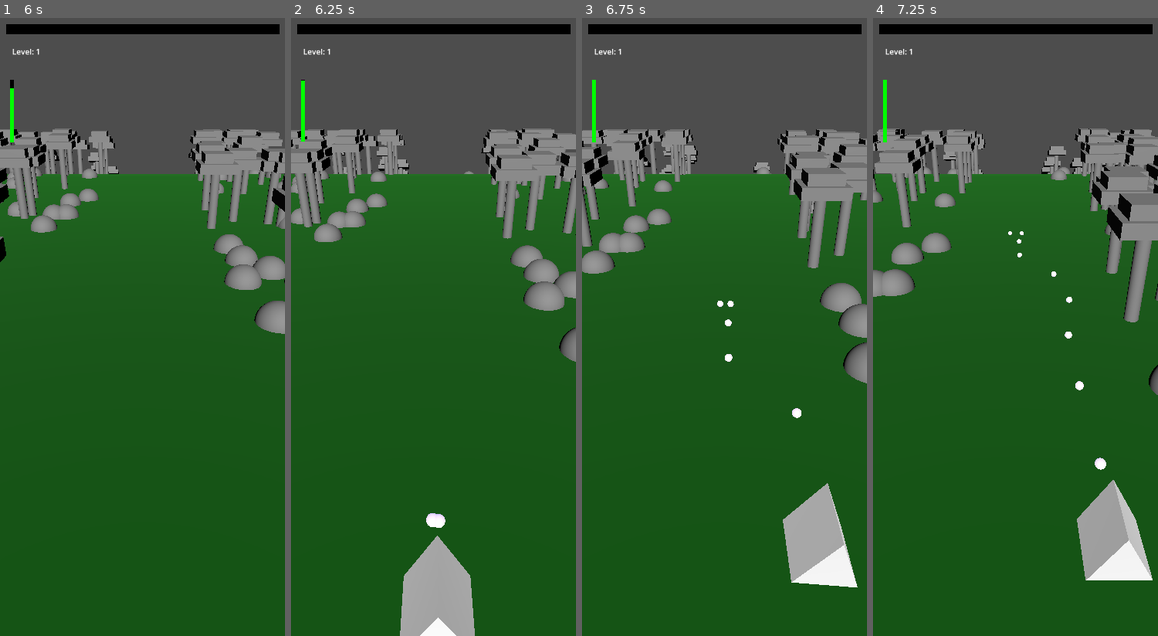
Above: before the commit, frames 1-4 (left to right).
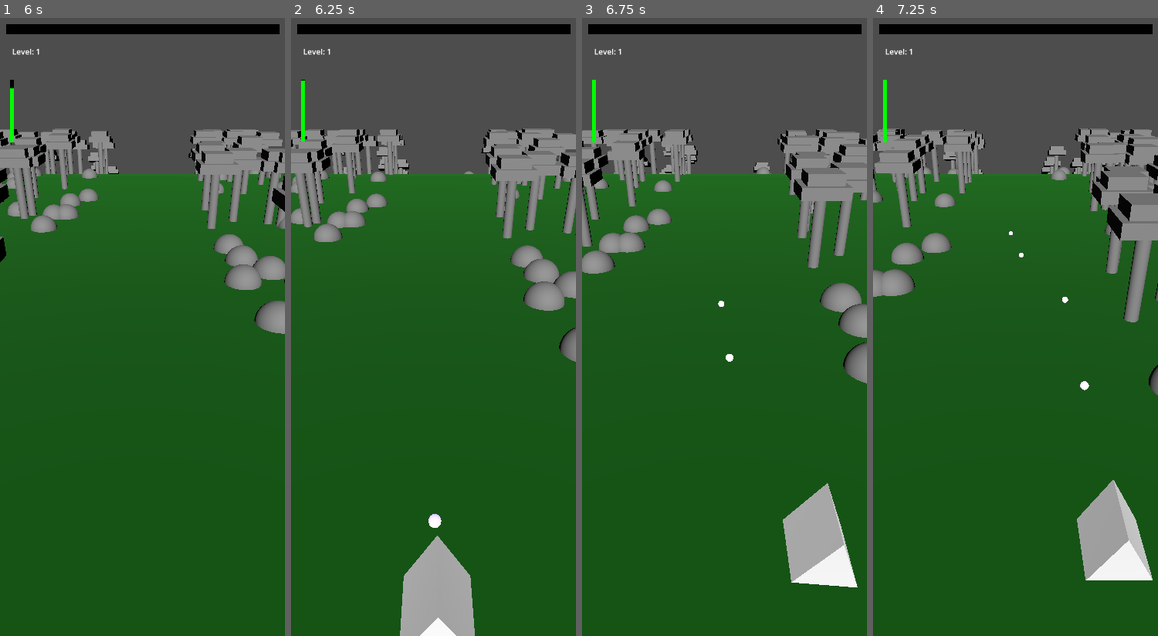
Above: after the commit, the same moments.

Repository: danbolleboom/GodotMobileGame
Game: Godot game, scene res://Scenes/world.tscn
Same seed, same stepped clock (60 frames per second), same inputs: the game is played once before the commit and once after it.
Inputs (mouse positions are in pixels of both pictures, inside the frame that each line leads up to):
- Up to frame 1 (6 s): click "Play" at 0.5 s; click (131, 296) at 1.27 s; click "Begin" at 2 s; click "Begin" at 2.75 s; click (19, 574) at 3.5 s; click (131, 296) at 4.27 s; click (19, 592) at 5 s; click "Begin" at 5.75 s
- Up to frame 2 (6.25 s): no input
- Up to frame 3 (6.75 s): move the mouse to (787, 296) at 6.52 s
- Up to frame 4 (7.25 s): no input

Frame 1 is identical in both runs. In frame 2, less than 0.1% of the frame differs, in the area x 47-55%, y 80-83%; in frame 3, 0.1%; in frame 4, 0.2%, in the area x 47-82%, y 34-74%.

Commit message:
upgrades at the end of each level

Diff:
--- a/Scenes/UI/ui_manager.tscn
+++ b/Scenes/UI/ui_manager.tscn
@@ -6,6 +6,7 @@
 [ext_resource type="PackedScene" uid="uid://02yu3ceg1413" path="res://Scenes/UI/attack_button.tscn" id="4_88ycu"]
 [ext_resource type="Texture2D" uid="uid://bfftuj6dfqlve" path="res://Images/ability_Shotgun.png" id="5_04kky"]
 [ext_resource type="Script" uid="uid://bux5x8425u7s0" path="res://Scripts/UI/upgrade_select_ui.gd" id="6_bwqs5"]
+[ext_resource type="PackedScene" uid="uid://do0fsi71ikngu" path="res://Scenes/UI/upgrade_button.tscn" id="7_hqs40"]
 
 [sub_resource type="StyleBoxFlat" id="StyleBoxFlat_huwks"]
 bg_color = Color(0, 0, 0, 1)
@@ -261,6 +262,24 @@
 grow_horizontal = 2
 grow_vertical = 2
 script = ExtResource("6_bwqs5")
+upgradeButton = ExtResource("7_hqs40")
+
+[node name="VBoxContainer" type="VBoxContainer" parent="UpgradeSelectUI"]
+layout_mode = 1
+anchors_preset = 8
+anchor_left = 0.5
+anchor_top = 0.5
+anchor_right = 0.5
+anchor_bottom = 0.5
+grow_horizontal = 2
+grow_vertical = 2
+alignment = 1
+
+[node name="UpgradeButton" parent="UpgradeSelectUI/VBoxContainer" instance=ExtResource("7_hqs40")]
+layout_mode = 2
+
+[node name="UpgradeButton2" parent="UpgradeSelectUI/VBoxContainer" instance=ExtResource("7_hqs40")]
+layout_mode = 2
 
 [connection signal="button_up" from="MainMenu/Buttons/Play" to="." method="_on_play_button_up"]
 [connection signal="button_up" from="MainMenu/Buttons/Quit" to="." method="_on_quit_button_up"]
--- /dev/null
+++ b/Scenes/UI/upgrade_button.tscn
@@ -0,0 +1,52 @@
+[gd_scene load_steps=4 format=3 uid="uid://do0fsi71ikngu"]
+
+[ext_resource type="Script" uid="uid://bc6bj356qd1uh" path="res://Scripts/UI/upgrade_button.gd" id="1_vvncj"]
+[ext_resource type="Texture2D" uid="uid://janddwk7ro" path="res://Images/ability_Boomerang.png" id="2_6a6lc"]
+[ext_resource type="Texture2D" uid="uid://lorlxecw77bt" path="res://Images/ability_Minigun.png" id="3_0q5a0"]
+
+[node name="UpgradeButton" type="MarginContainer"]
+anchors_preset = 15
+anchor_right = 1.0
+anchor_bottom = 1.0
+grow_horizontal = 2
+grow_vertical = 2
+script = ExtResource("1_vvncj")
+
+[node name="Button" type="Button" parent="."]
+layout_mode = 2
+
+[node name="Container" type="HBoxContainer" parent="."]
+layout_mode = 2
+mouse_filter = 2
+
+[node name="VBoxContainer" type="VBoxContainer" parent="Container"]
+layout_mode = 2
+size_flags_vertical = 4
+
+[node name="UpgradeIcon" type="TextureRect" parent="Container/VBoxContainer"]
+layout_mode = 2
+size_flags_horizontal = 4
+size_flags_vertical = 4
+texture = ExtResource("2_6a6lc")
+
+[node name="UpgradeName" type="Label" parent="Container/VBoxContainer"]
+layout_mode = 2
+text = "Upgrade Name"
+
+[node name="Traits" type="Label" parent="Container"]
+layout_mode = 2
+text = "- Attribute 1
+- Attribute 2
+- Attribute 3"
+
+[node name="Affects" type="Label" parent="Container"]
+layout_mode = 2
+text = "Affects: "
+
+[node name="AffectsIcon" type="TextureRect" parent="Container"]
+layout_mode = 2
+size_flags_horizontal = 4
+size_flags_vertical = 4
+texture = ExtResource("3_0q5a0")
+
+[connection signal="button_up" from="Button" to="." method="_on_button_button_up"]
--- a/Scenes/game_director.tscn
+++ b/Scenes/game_director.tscn
@@ -17,7 +17,7 @@
 script = ExtResource("2_dvpqc")
 startSpawnCooldown = 1.5
 cooldownMultiplierPerLevel = 0.9
-startEnemiesPerLevel = 10
+startEnemiesPerLevel = 1
 enemiesIncreasePerLevel = 5
 
 [node name="Enemies" type="Node" parent="."]
--- a/Scripts/AttackModifierEffects/ame_atk_speed.gd
+++ b/Scripts/AttackModifierEffects/ame_atk_speed.gd
@@ -4,4 +4,10 @@
 @export var additionalMultPerTier: float;
 
 func ModifyAttack(attack: Node) -> void:
-	attack.cooldown *= speedMultiplier - (additionalMultPerTier * (tier - 1));
+	attack.cooldown *= GetMult();
+
+func GetMult() -> float:
+	return speedMultiplier - (additionalMultPerTier * (tier - 1));
+
+func GetDescription() -> String:
+	return "Reduce attack cooldown by %f percent" % ((1 - GetMult()) * 100);
--- a/Scripts/AttackModifierEffects/ame_dmg_increase.gd
+++ b/Scripts/AttackModifierEffects/ame_dmg_increase.gd
@@ -5,3 +5,9 @@
 
 func ModifyProjectile(data: Node) -> void:
 	data.damage += damageAdditive + (extraPerTier * tier);
+
+func GetDmg() -> float:
+	return damageAdditive + (extraPerTier * tier);
+
+func GetDescription() -> String:
+	return "Increase damage by %d per hit" % GetDmg();
--- a/Scripts/AttackModifierEffects/ame_proj_size.gd
+++ b/Scripts/AttackModifierEffects/ame_proj_size.gd
@@ -4,5 +4,11 @@
 @export var additionalSizePerTier: float;
 
 func ModifyProjectile(data: Node) -> void:
-	var scaleVec = Vector3(1, 1, 1) * (sizeIncrease + (additionalSizePerTier * (tier - 1)));
+	var scaleVec = Vector3(1, 1, 1) * GetVal();
 	data.get_parent().scale += scaleVec;
+
+func GetVal() -> float:
+	return (sizeIncrease + (additionalSizePerTier * (tier - 1)));
+
+func GetDescription() -> String:
+	return "Increase projectile size by %fx" % GetVal();
--- a/Scripts/AttackModifierEffects/ame_proj_speed.gd
+++ b/Scripts/AttackModifierEffects/ame_proj_speed.gd
@@ -5,3 +5,9 @@
 
 func ModifyProjectile(data: Node) -> void:
 	data.speed *= speedMultiplier + (additionalMultPerTier * (tier - 1));
+
+func GetVal() -> float:
+	return speedMultiplier + (additionalMultPerTier * (tier - 1));
+
+func GetDescription() -> String:
+	return "Increase projectile speed by %fx" % (GetVal() - 1);
--- a/Scripts/DirectorScripts/game_director.gd
+++ b/Scripts/DirectorScripts/game_director.gd
@@ -69,6 +69,10 @@
 	if !Constants.gameActive:
 		Constants.currentSpeed = lerp(Constants.currentSpeed, Constants.menuSpeed, 1 * delta);
 
+	if Constants.worldTimeScale == 0:
+		return;
+	delta *= Constants.worldTimeScale;
+
 	# Decorations
 	decorationSpawnTimer += delta * (Constants.currentSpeed / Constants.baseSpeed);
 
--- a/Scripts/UI/ui_manager.gd
+++ b/Scripts/UI/ui_manager.gd
@@ -40,6 +40,11 @@
 	updateSelect.LoadUpgrades();
 	updateSelect.show();
 
+func HideUpgrades() -> void:
+	updateSelect.hide();
+	game.show();
+	Constants.worldTimeScale = 1;
+
 func _on_retry_button_up() -> void:
 	end.hide();
 	game.show();
--- /dev/null
+++ b/Scripts/UI/upgrade_button.gd
@@ -0,0 +1,37 @@
+extends Control
+
+@onready var traits: Label = $Container/Traits
+@onready var affects: Label = $Container/Affects
+@onready var affectsIcon: TextureRect = $Container/AffectsIcon
+@onready var upgradeName: Label = $Container/VBoxContainer/UpgradeName
+@onready var upgradeIcon: TextureRect = $Container/VBoxContainer/UpgradeIcon
+
+var modifier: Node;
+var slot: int;
+
+func SetModifier(_slot: int, _modifier: Node) -> void:
+	modifier = _modifier;
+	slot = _slot;
+
+func _ready() -> void:
+	if modifier == null:
+		queue_free();
+		return;
+
+	upgradeName.text = modifier.id;
+	traits.text = modifier.GetDescription();
+
+	var attackTemp: Node;
+
+	if slot == 0: attackTemp = load(Constants.selectedAttack1.resource_path).instantiate();
+	elif slot == 1: attackTemp = load(Constants.selectedAttack2.resource_path).instantiate();
+	elif slot == 2: attackTemp = load(Constants.selectedAttack3.resource_path).instantiate();
+
+	var attackData = attackTemp.get_node("AttackData");
+	affects.text = "Affects: " + attackData.attackName;
+	affectsIcon.texture = attackData.sprite;
+
+
+func _on_button_button_up() -> void:
+	Constants.player.get_child(3).AddModifier(modifier);
+	Constants.uiManager.HideUpgrades();
--- a/Scripts/UI/upgrade_select_ui.gd
+++ b/Scripts/UI/upgrade_select_ui.gd
@@ -3,10 +3,36 @@
 @export var choices: int = 3;
 @export var upgradeButton: PackedScene;
 
+@onready var buttonContainer: VBoxContainer = $VBoxContainer
+
 func LoadUpgrades() -> void:
+	for child in buttonContainer.get_children():
+		child.queue_free();
+
 	var upgrades = Constants.LoadScenesInFile("res://Scenes/AttackModifiers/");
-	var usableUpgrades: Array[PackedScene];
+	var usableUpgrades: Array[Node];
 	for mod in upgrades:
 		var instance = mod.instantiate();
 		print(instance.id);
-		usableUpgrades.append(mod);
+
+		var description: String = "";
+
+		for child in instance.get_children():
+			description += "- " + child.GetDescription() + "\n";
+
+		print(description)
+		usableUpgrades.append(instance);
+
+	var shownUpgrades: Array[Node];
+
+	for i in choices:
+		var index = randi_range(0, usableUpgrades.size() - 1);
+		var upgrade = usableUpgrades[index];
+		shownUpgrades.append(upgrade);
+		usableUpgrades.remove_at(index);
+
+	var buttonScene = load(upgradeButton.resource_path);
+	for upgrade in shownUpgrades:
+		var button = buttonScene.instantiate();
+		button.SetModifier(0, upgrade);
+		buttonContainer.add_child(button);
--- a/Scripts/attack_controller.gd
+++ b/Scripts/attack_controller.gd
@@ -17,9 +17,6 @@
 func _ready() -> void:
 	Default();
 
-	var tempModifier = load("res://Scenes/AttackModifiers/am_atk_speed.tscn").instantiate();
-	tempModifier.SetTier(10);
-	AddModifier(tempModifier);
 	UpdateModifiers();
 
 func Default() -> void:
@@ -28,6 +25,10 @@
 
 # Called every frame. 'delta' is the elapsed time since the previous frame.
 func _process(delta: float) -> void:
+	if Constants.worldTimeScale == 0:
+		return;
+	delta *= Constants.worldTimeScale;
+
 	attackTimer += delta;
 	if attackTimer >= cooldown:
 		attackTimer = 0
--- a/Scripts/attack_modifier.gd
+++ b/Scripts/attack_modifier.gd
@@ -34,3 +34,10 @@
 func RemoveModifier() -> bool:
 	if lifetime == 0: return false;
 	return uptime >= lifetime;
+
+func GetDescription() -> String:
+	var desc = "";
+	for child in get_children():
+		desc += "- " + child.GetDescription() + "\n";
+
+	return desc;
--- a/Scripts/attack_modifier_effect.gd
+++ b/Scripts/attack_modifier_effect.gd
@@ -1,6 +1,9 @@
 extends Node
 
 var tier: int;
+
+func GetDescription() -> String:
+	return "<no_description>";
 
 func ModifyProjectile(data: Node) -> void:
 	pass
Not shown: 1 places in Scenes/UI/ui_manager.tscn that only renumber resources
Not shown, added: Scripts/UI/upgrade_button.gd.uid
